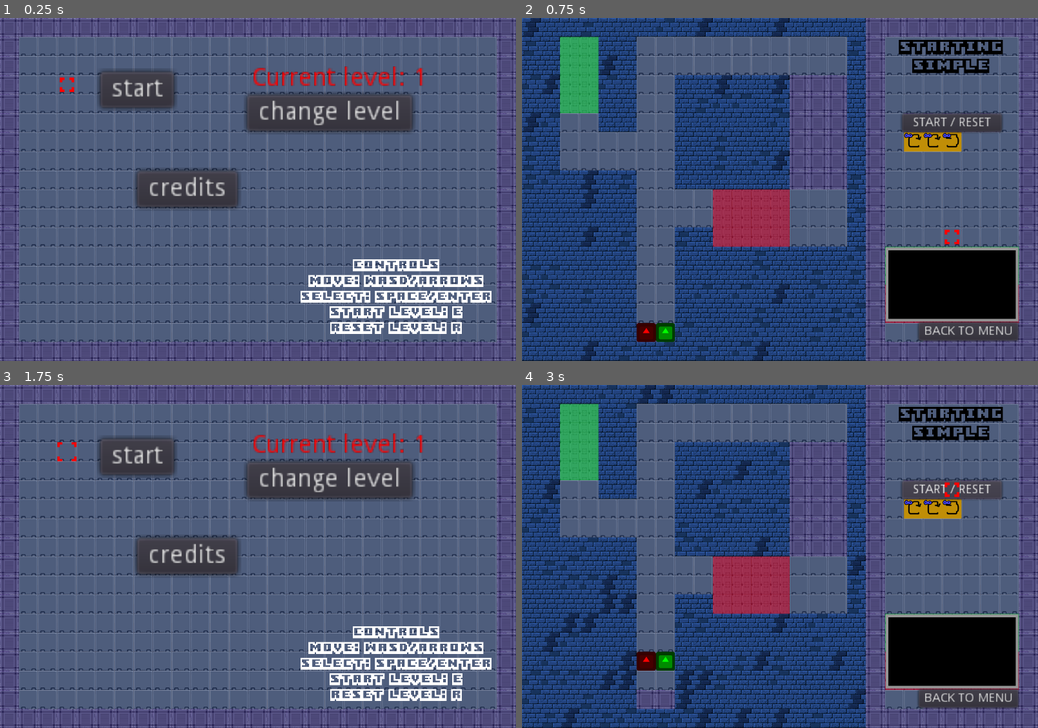
Above: before the commit, frames 1-4 (two rows, left to right).
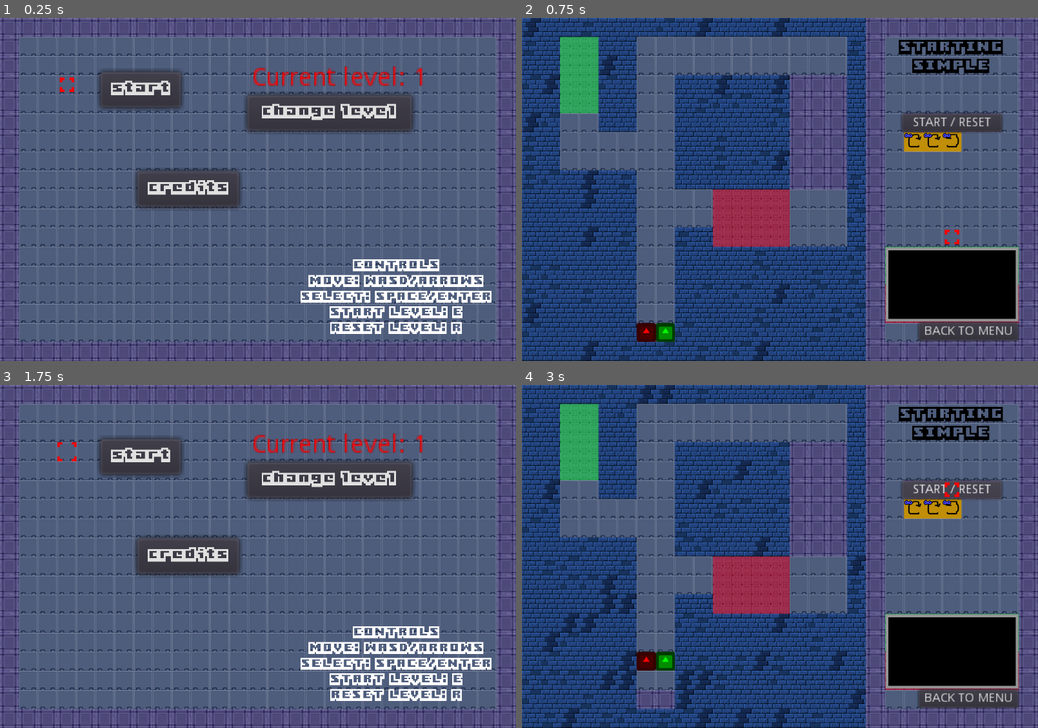
Above: after the commit, the same moments.

Repository: WIT-SCDS-F22-GAME-COOP/Zombie-Game
Game: Godot game, scene res://TSCN/Menu.tscn
Two runs of this game, one before a commit and one after it. Both use one fixed random seed, a clock stepped at 60 frames per second and the inputs below. The engine's default icon, where the game draws it, is replaced by a stand-in: a white triangle on a blue panel in a dark square.
Inputs:
- Up to frame 1 (0.25 s): no input
- Up to frame 2 (0.75 s): click "start" at 0.5 s
- Up to frame 3 (1.75 s): click "BACK TO MENU" at 1.25 s
- Up to frame 4 (3 s): click "start" at 2 s; click "START / RESET" at 2.75 s

The runs differ from the first frame. In frame 1, 2.0% of the frame differs, in the area x 21-78%, y 15-55%; in frame 2, nothing differs; in frame 3, 2.0%; in frame 4, nothing differs.

Commit message:
Main menu font matches theme

Diff:
--- a/Scripts/Menu.gd
+++ b/Scripts/Menu.gd
@@ -24,11 +24,23 @@
 
 var menu_location = 0
 
+# Import font to project
+onready var path2font = "res://Graphics/font/Boxy-Bold.ttf"
+
+
+
+
 # Called when the node enters the scene tree for the first time.
 func _ready():
 	load_file(file)
 	$Credits.text = credits
 
+	var dynamic_font = DynamicFont.new()
+	dynamic_font.font_data = load(path2font)
+	dynamic_font.size = 8
+	$Button.set("custom_fonts/font", dynamic_font)
+	$Button2.set("custom_fonts/font", dynamic_font)
+	$Button3.set("custom_fonts/font", dynamic_font)
 
 # Called every frame. 'delta' is the elapsed time since the previous frame.
 func _process(delta):
--- a/TSCN/Menu.tscn
+++ b/TSCN/Menu.tscn
@@ -6,6 +6,10 @@
 [ext_resource path="res://Graphics/font/Boxy-Bold.ttf" type="DynamicFontData" id=4]
 [ext_resource path="res://Graphics/placeholder_tiles2.png" type="Texture" id=5]
 [ext_resource path="res://Graphics/pixel leopard logo.png" type="Texture" id=6]
+
+[sub_resource type="Theme" id=8]
+
+[sub_resource type="DynamicFont" id=9]
 
 [sub_resource type="RectangleShape2D" id=3]
 extents = Vector2( 50.2, 25 )
@@ -201,6 +205,8 @@
 margin_bottom = 201.0
 rect_scale = Vector2( 6, 6 )
 focus_mode = 0
+theme = SubResource( 8 )
+custom_fonts/font = SubResource( 9 )
 enabled_focus_mode = 0
 text = "start"
 
Not shown: 1 places in TSCN/Menu.tscn that only renumber resources
